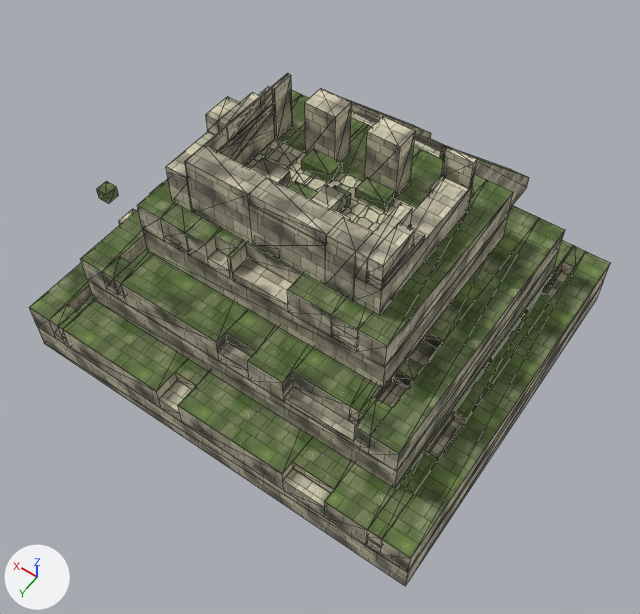
An edit to the glTF model public/fps/br/models/ruin-temple-b.ruins-v1.lod1.glb, drawn before and after from the same camera.
Rendered twice from a camera (50 mm lens) standing at (-11.8, 16.9, 27.2) and looking at (-0.4, 0.9, 2.2). Lighting does not change. The marker at lower left points along +X, +Y and +Z. The older version comes first. Mesh edges are drawn as thin lines. Where no turn or scale is listed for an object, it has been applied to the vertices. Vertices at exactly the same position are counted once.

Names of what the first picture shows: 'ruin-temple-b'.
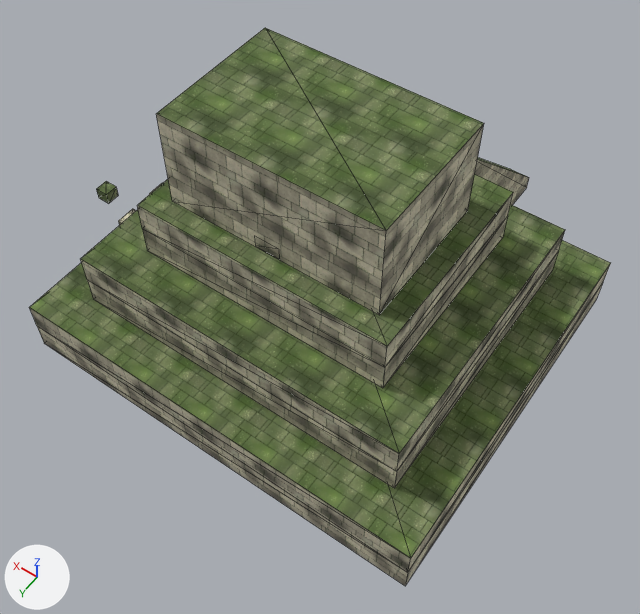
Where the newer file only moved an object's origin or applied its transform, the numbers keep the older frame.

What differs and where, as boxes (x1, y1, x2, y2) in the pictures (640 x 614 px):
'ruin-temple-b', reshaped (9% taller): before (29, 73, 611, 586); after (29, 28, 611, 586)
part 1 of me_ruin_temple_b, deleted: before (364, 117, 415, 198)
part 2 of me_ruin_temple_b, deleted: before (304, 88, 351, 162)
part 3 of me_ruin_temple_b, deleted (beige): before (245, 139, 416, 232)
part 4 of me_ruin_temple_b, built on: before (40, 73, 602, 569); after (156, 28, 484, 315)

What the commit changed:
me_ruin_temple_b is used by ob_ruin_temple_b; location (1.88, -2.0, 4.4).
me_ruin_temple_b had 765 vertices, 1492 faces and spanned x -9.9..9.9, y -9.0..9.0, z -4.4..4.4.
me_ruin_temple_b no longer uses material mat_ruin_temple_b_flagstone.
me_ruin_temple_b now has 314 vertices, 472 faces and spans x -9.9..9.9, y -9.0..9.0, z -4.4..5.8.
me_ruin_temple_b part 1: the loose piece of 8 vertices spanning x -3.7..-2.5, y -0.2..0.7, z 2.2..4.4 is deleted.
me_ruin_temple_b part 2: the loose piece of 8 vertices spanning x -1.3..-0.1, y -0.2..0.7, z 2.2..4.4 is deleted.
me_ruin_temple_b part 3: the loose piece of 4 vertices spanning x -5.0..1.2, y 0.7..4.1, z 2.2 is deleted.
me_ruin_temple_b part 4: 435 vertices removed from x -8.9..5.1, y -5.0..9.0, z -3.3..4.4; 4 vertices added at x -5.9..2.1, y -0.2..5.0, z 5.8.
